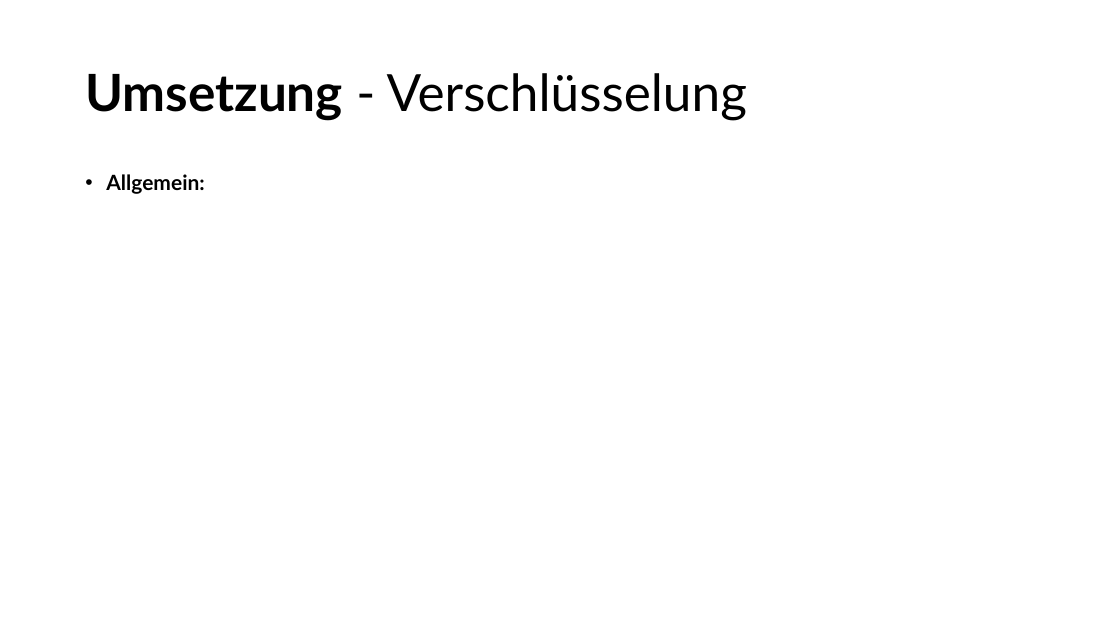
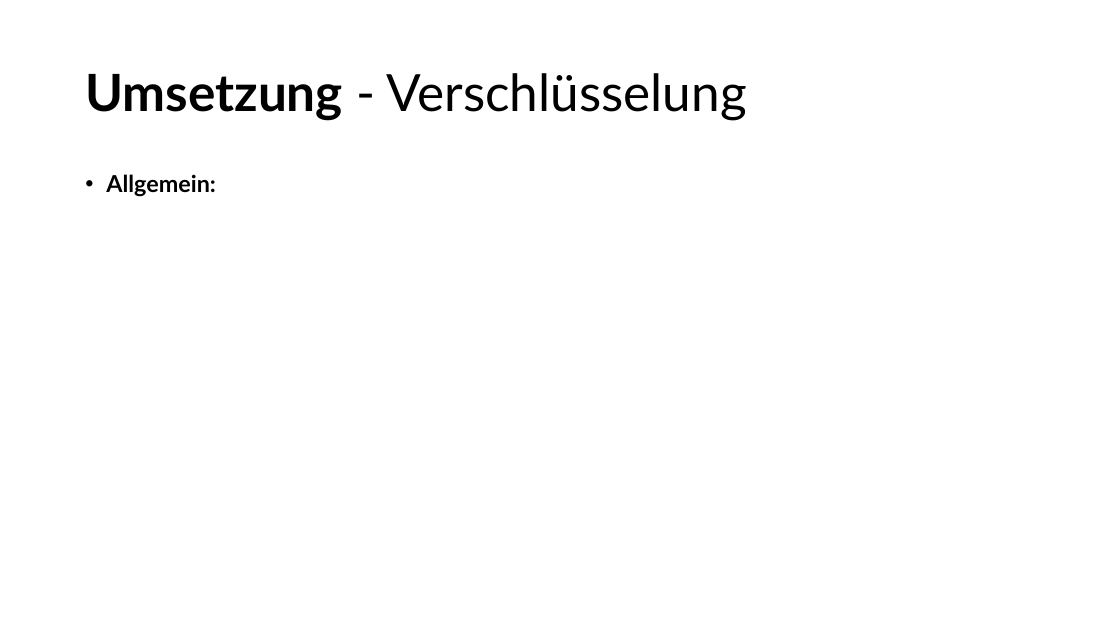
Before and after one commit to NykyTV/PasswortManager, a slide deck: slide 6 of pp/Presentation.pptx. Drawn at 1120x630 pixels with LibreOffice and Linux fonts; fonts in the diff are those of the drawing. Boxes give left, top, right and bottom in pixels: in the first picture for what was removed or moved away, otherwise in the second. Text is boxed around its words. In the diff, an @@ line names an element or a change of style, - is before the commit and + after.

```diff
--- a/pp/Presentation.pptx
+++ b/pp/Presentation.pptx
@@ text "Allgemein:" at box(106, 174, 216, 197): size 18 to 20 pt @@
```
Also in this commit, not shown: 3 other slides changed, 1 slide added.
